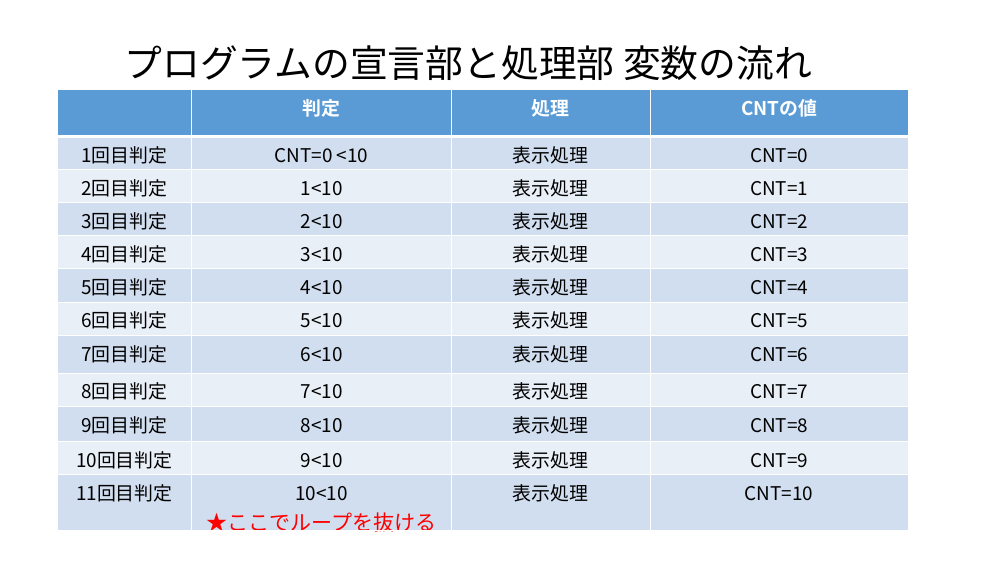
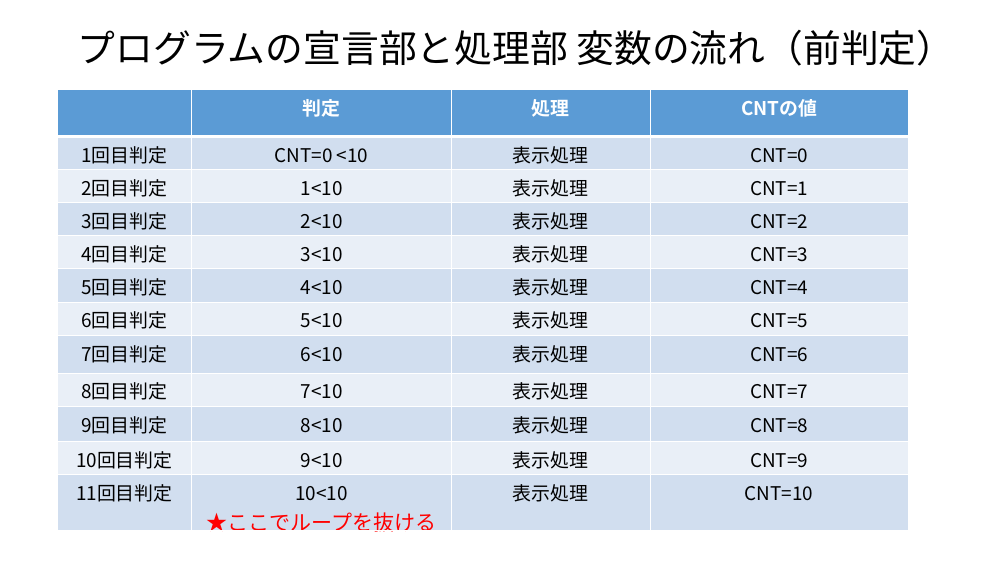
Before and after one commit to masakage/algorithm, a slide deck: slide 5 of docs/第4回繰り返し処理.pptx. Drawn at 1008x567 pixels with LibreOffice and Linux fonts; fonts in the diff are those of the drawing. Boxes give left, top, right and bottom in pixels: in the first picture for what was removed or moved away, otherwise in the second. Text is boxed around its words. In the diff, an @@ line names an element or a change of style, - is before the commit and + after.

```diff
--- a/docs/第4回繰り返し処理.pptx
+++ b/docs/第4回繰り返し処理.pptx
@@ text at [78, 30, 955, 66]: text changed @@
-プログラムの宣言部と処理部 変数の流れ
+プログラムの宣言部と処理部 変数の流れ（前判定）
```
Also in this commit, not shown: 2 other slides changed, 3 slides added, 1 slide removed, 3 other files.
